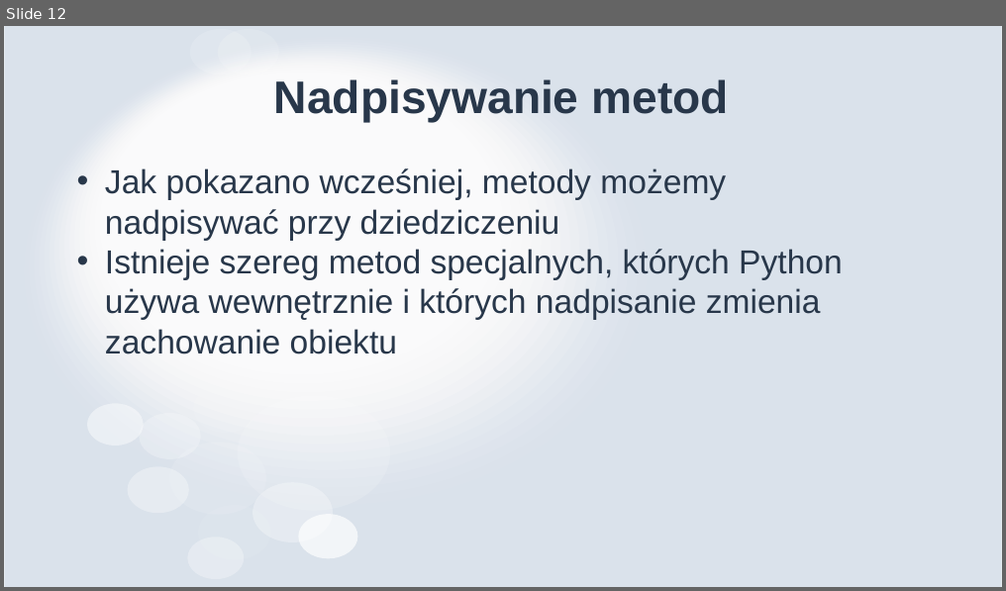
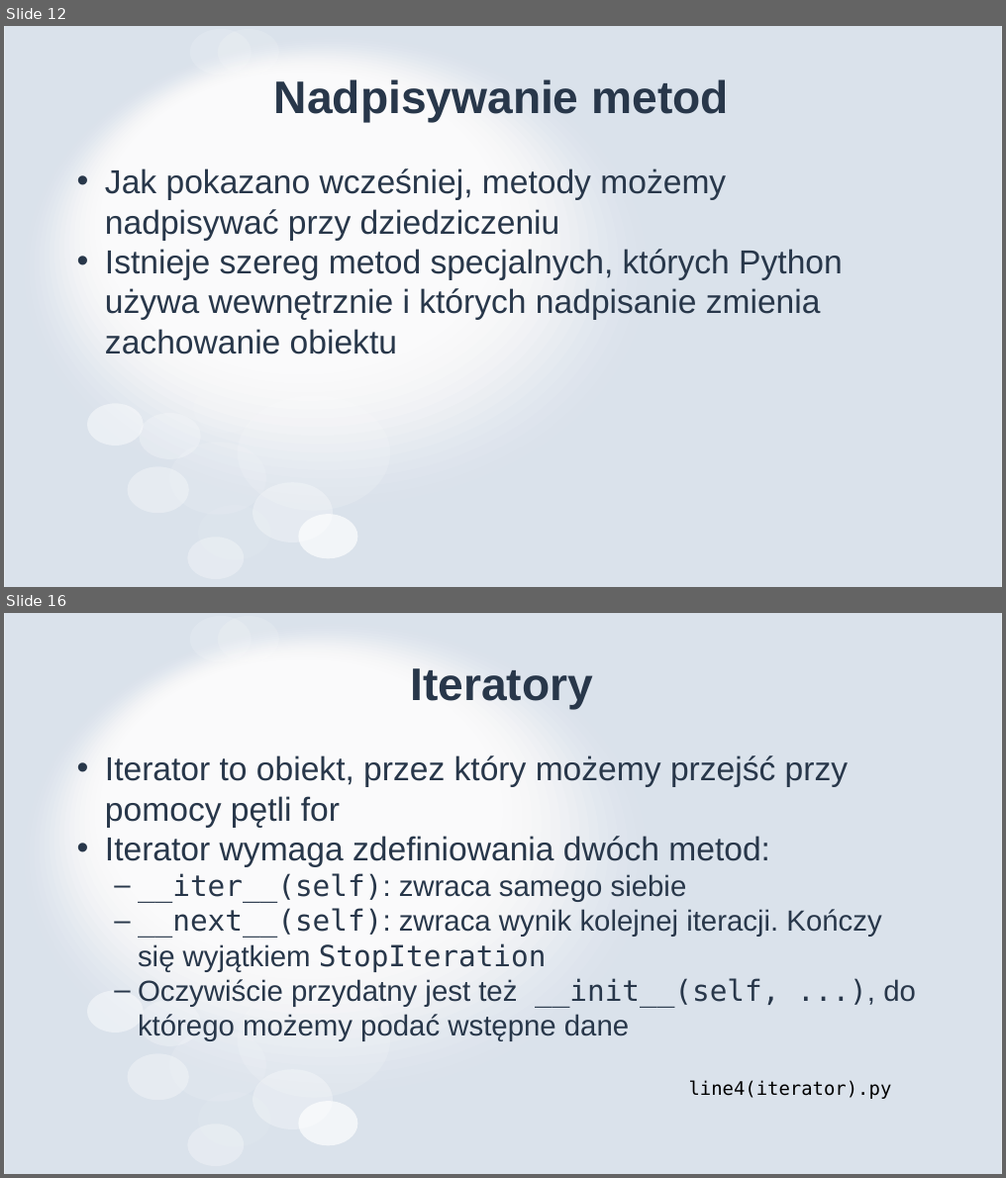
Before and after one commit to MikoStoro/ETI_Academy_python, a slide deck: Objects/Objects.pptx. Shown one above the other, each under a label of ours: slide 12 before the commit, slides 12 and 16 after it; the slides between them are not shown. The pictures are 1006x591 and 1006x1178 pixels, drawn with LibreOffice and Linux fonts; fonts in the diff are those of the drawing. Boxes give left, top, right and bottom in pixels: in the first picture for what was removed or moved away, otherwise in the second. Text is boxed around its words. In the diff, an @@ line names an element or a change of style, - is before the commit and + after.

```diff
--- a/Objects/Objects.pptx
+++ b/Objects/Objects.pptx
@@ slide 16 added at [4,613,1002,1174], background #FFFFFF; not listed: 31 template elements that a slide beside it also shows @@
@@ title added at [410,668,593,710], 44 pt, text #28374A, bold @@
+Iteratory
@@ text added at [105,756,916,1042], 28 pt, text #28374A @@
+• Iterator to obiekt, przez który możemy przejść przy pomocy pętli for
+• Iterator wymaga zdefiniowania dwóch metod:
+  – __iter__(self): zwraca samego siebie
+  – __next__(self): zwraca wynik kolejnej iteracji. Kończy się wyjątkiem StopIteration
+  – Oczywiście przydatny jest też __init__(self, ...), do którego możemy podać wstępne dane
@@ text added at [689,1080,892,1099], 18 pt, text #000000 @@
+line4(iterator).py
```
Also in this commit, not shown: 1 slide changed, 3 other slides added, 1 slide removed, 5 other files.
